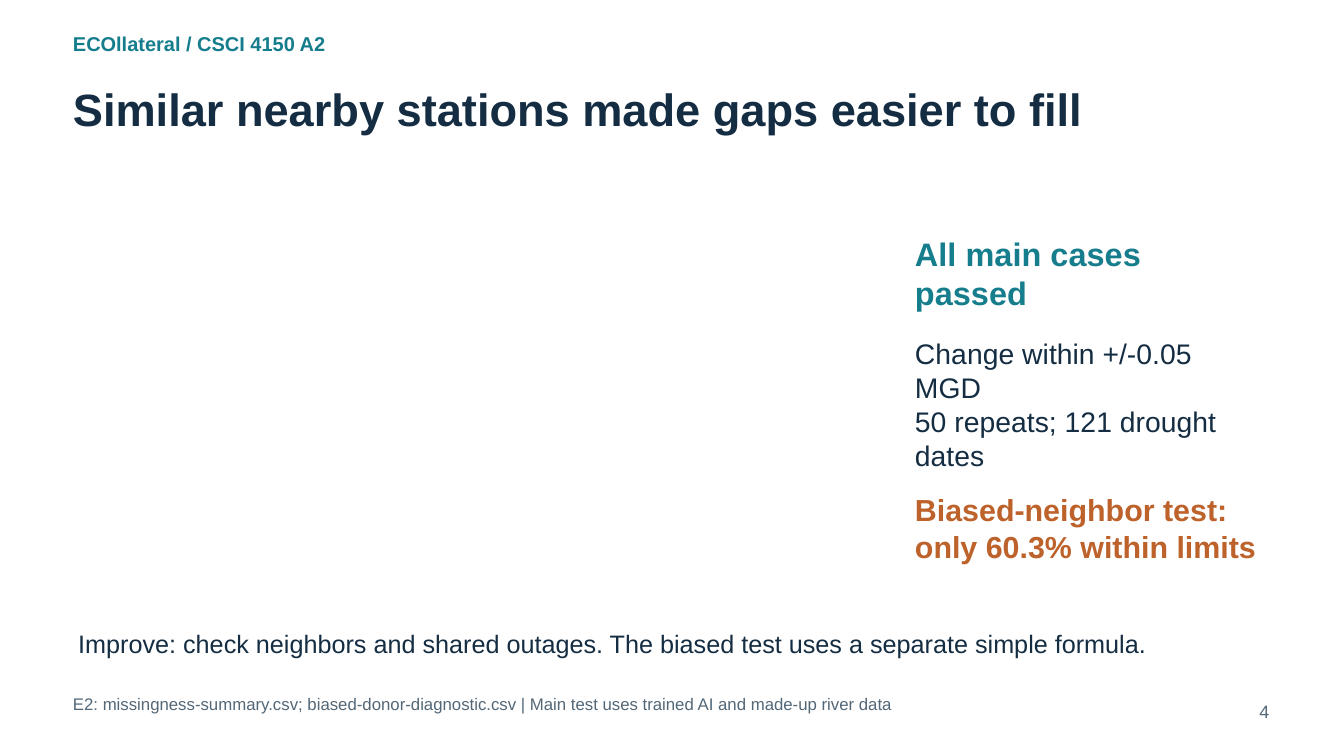
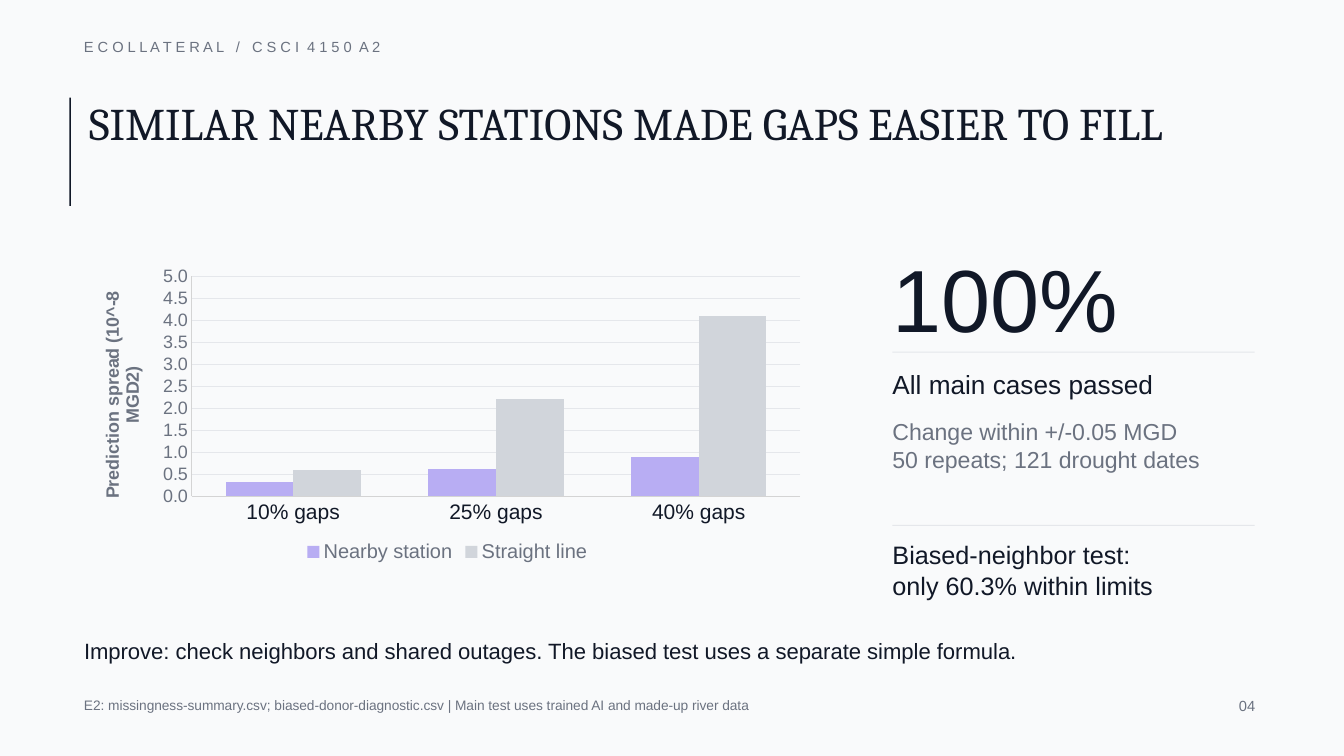
Before and after one commit to ScottLiu12/ECOllateral, a slide deck: slide 4 of docs/a2/review-slides.pptx. Drawn at 1344x756 pixels with LibreOffice and Linux fonts; fonts in the diff are those of the drawing. Boxes give left, top, right and bottom in pixels: in the first picture for what was removed or moved away, otherwise in the second. Text is boxed around its words. In the diff, an @@ line names an element or a change of style, - is before the commit and + after.

```diff
--- a/docs/a2/review-slides.pptx
+++ b/docs/a2/review-slides.pptx
@@ background #FFFFFF to #F9FAFB @@
@@ ellipse added at [694,0,1240,246], fill gradient #9382FF @@
@@ text removed at [73,36,326,52] @@
-ECOllateral / CSCI 4150 A2
@@ text added at [84,42,380,52], 10.5 pt, text #6B7280 @@
+E C O L L A T E R A L / C S C I 4 1 5 0 A 2
@@ rectangle added at [70,98,72,206], fill #111827 @@
@@ text at [89,109,1163,141]: text changed; font Arial to Cambria; text colour #142D42 to #111827; bold off @@
-Similar nearby stations made gaps easier to fill
+SIMILAR NEARBY STATIONS MADE GAPS EASIER TO FILL
@@ column chart added at [80,260,815,567] @@
+categories: 10% gaps, 25% gaps, 40% gaps
+Nearby station: 0.3, 0.6, 0.9
+Straight line: 0.6, 2.2, 4.1
@@ text added at [892,270,1118,333], 63 pt, text #111827 @@
+100%
@@ rectangle added at [892,352,1254,353], fill #E5E7EB @@
@@ text "All main cases passed": place and size @@
-text "All main cases passed" at [915,242,1140,311]
+text "All main cases passed" at [892,375,1153,400]
@@ text "All main cases passed" at [892,375,1153,400]: size 23.2 to 18.8 pt, text colour #167D8D to #111827, bold off @@
@@ text "Change within +/-0.05 MGD": place and size @@
-text "Change within +/-0.05 MGD" at [915,343,1216,467]
+text "Change within +/-0.05 MGD" at [892,423,1199,473]
@@ text "Change within +/-0.05 MGD" at [892,423,1199,473]: size 20.2 to 16.5 pt, text colour #142D42 to #6B7280 @@
@@ text "Biased-neighbor test:": place and size @@
-text "Biased-neighbor test:" at [915,499,1256,564]
+text "Biased-neighbor test:" at [892,545,1152,600]
@@ text "Biased-neighbor test:" at [892,545,1152,600]: size 21.8 to 18 pt, text colour #BD622B to #111827, bold off @@
@@ rectangle added at [892,525,1254,526], fill #E5E7EB @@
@@ text "Improve: check neighbors and shared ...": place and size @@
-text "Improve: check neighbors and shared ..." at [78,634,1146,659]
+text "Improve: check neighbors and shared ..." at [84,643,1016,664]
@@ text "Improve: check neighbors and shared ..." at [84,643,1016,664]: size 18 to 15.8 pt, text colour #142D42 to #111827 @@
@@ text "E2: missingness-summary.csv; biased-donor-diagnostic.csv | M ...": place and size @@
-text "E2: missingness-summary.csv; biased-donor-diagnostic.csv | M ..." at [73,698,892,714]
+text "E2: missingness-summary.csv; biased-donor-diagnostic.csv | M ..." at [84,700,749,713]
@@ text "E2: missingness-summary.csv; biased-donor-diagnostic.csv | M ..." at [84,700,749,713]: size 12 to 9.8 pt, text colour #536777 to #6B7280 @@
@@ text added at [1239,701,1255,711], 10.5 pt, text #6B7280 @@
+04
@@ text removed at [1259,705,1269,718] @@
-4
```
Also in this commit, not shown: 5 other slides changed, 5 other files.
